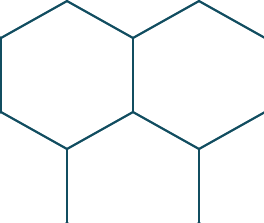
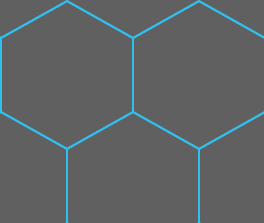
Layers edited between the first and the second 264×223 image:
painted on "Hex copy 78" over bbox(0, 0, 68, 39)
painted on "Hex copy 75" over bbox(198, 0, 264, 39)
painted on "Hex copy 74" over bbox(66, 0, 200, 39)
painted on "Hex copy 60" over bbox(0, 111, 68, 223)
painted on "Hex copy 57" over bbox(198, 111, 264, 223)
painted on "Hex copy 56" over bbox(66, 111, 200, 223)
painted on "Hex copy 53" over bbox(132, 0, 264, 150)
painted on "Hex copy 52" over bbox(0, 0, 134, 150)
